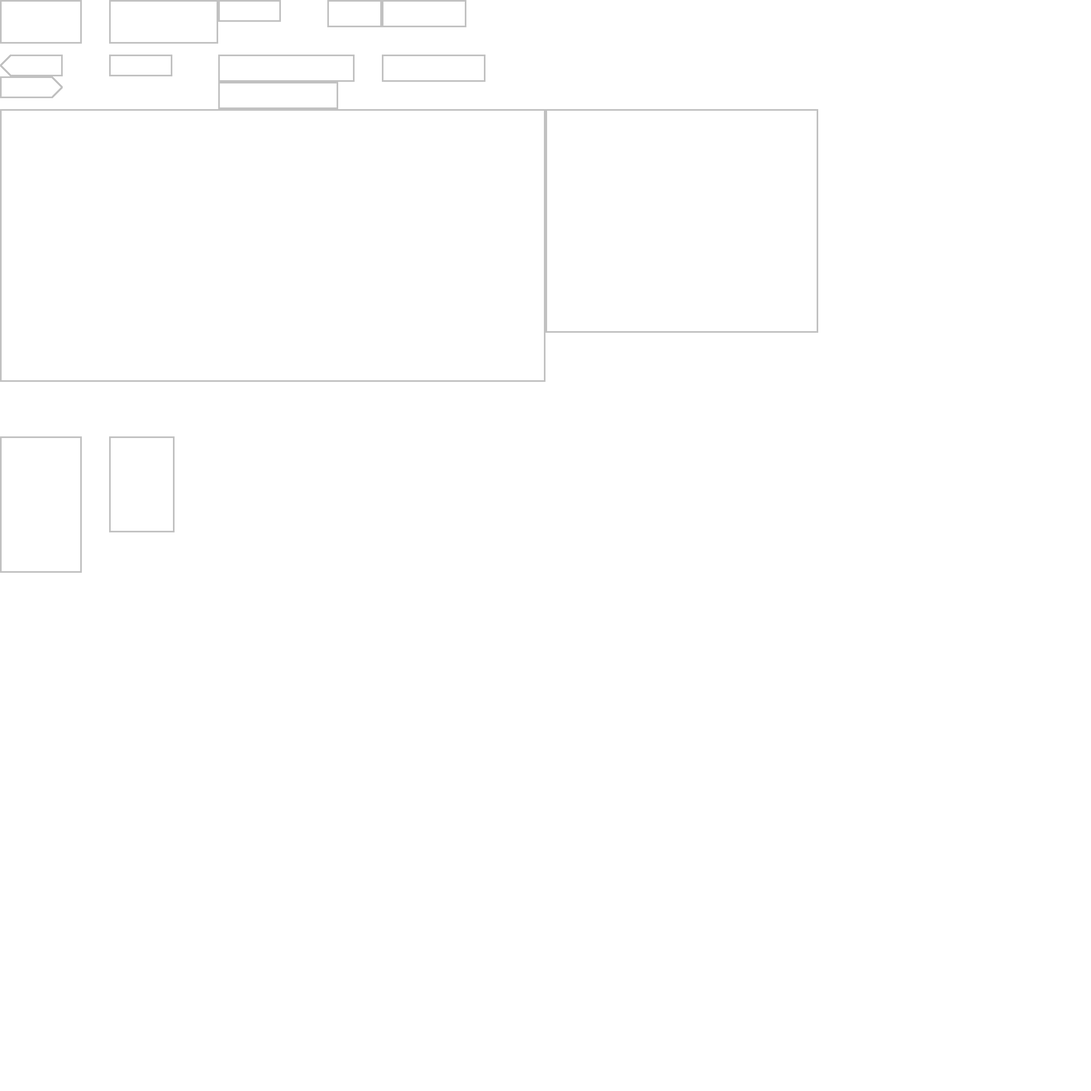
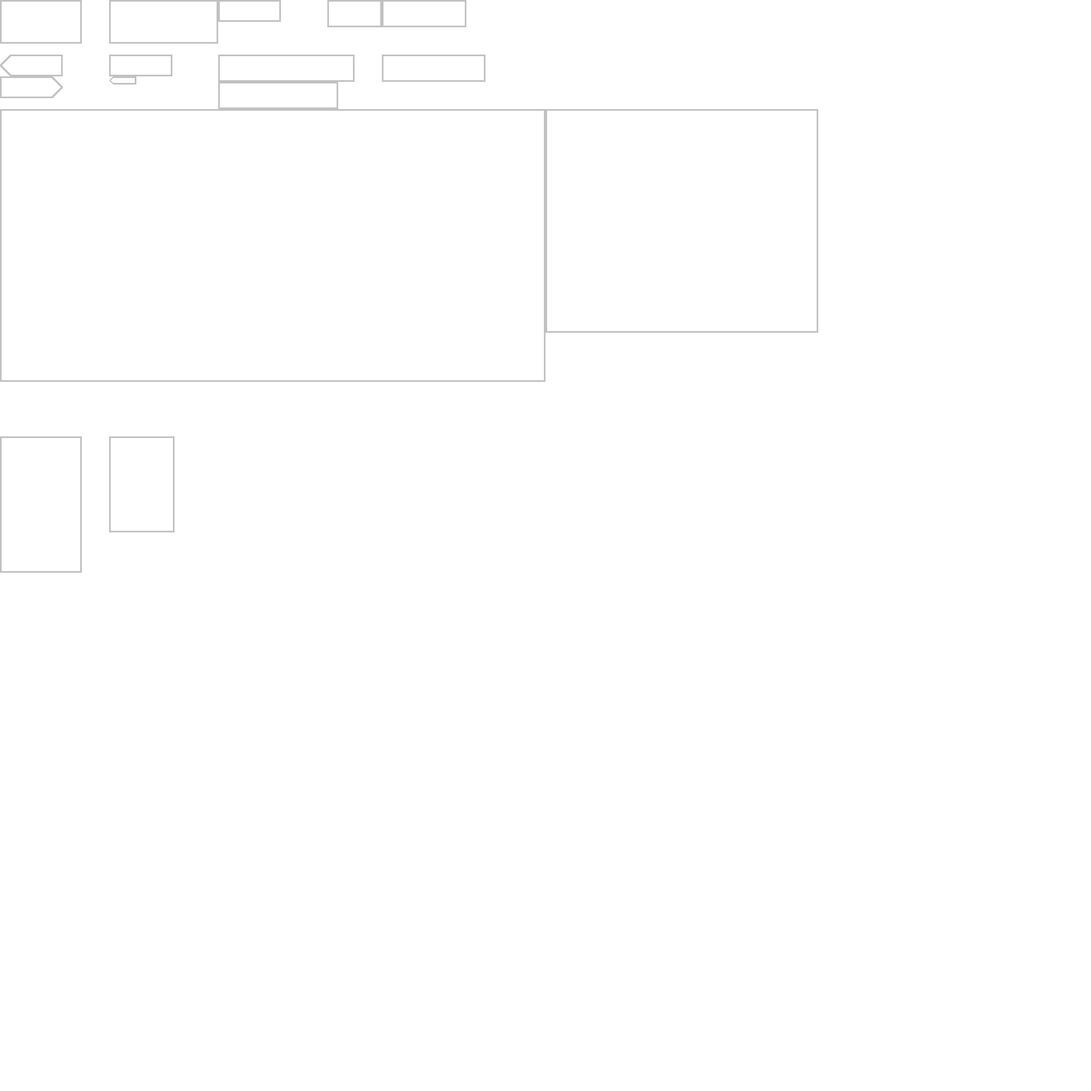
Layered file, before and after one edit (1091 x 1091). Changes by layer:
painted on "Background" over [109, 76, 137, 85]
